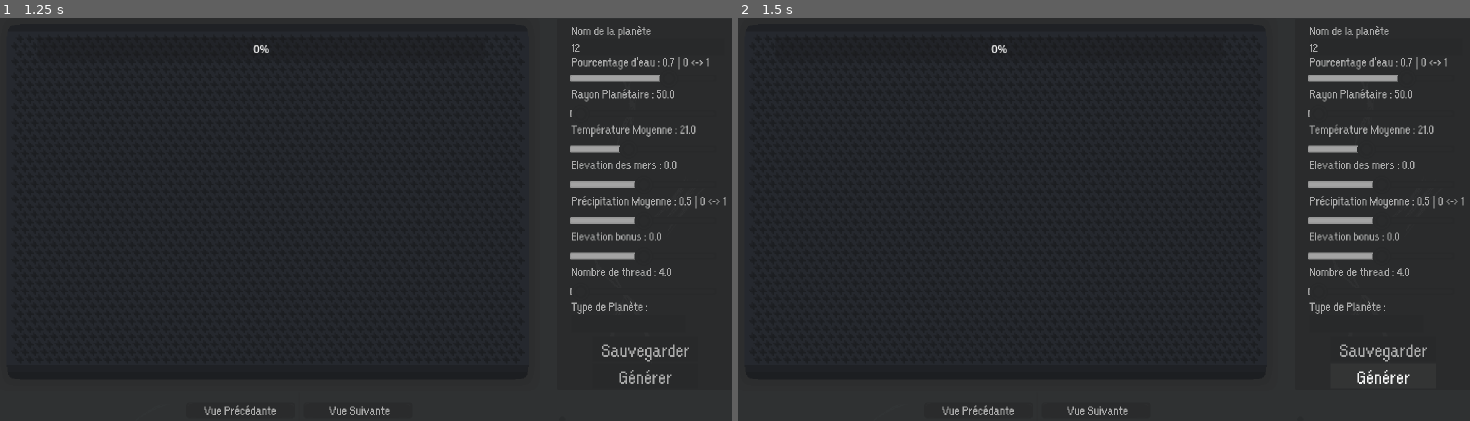
Above: before the commit, frames 1-2 (left to right).
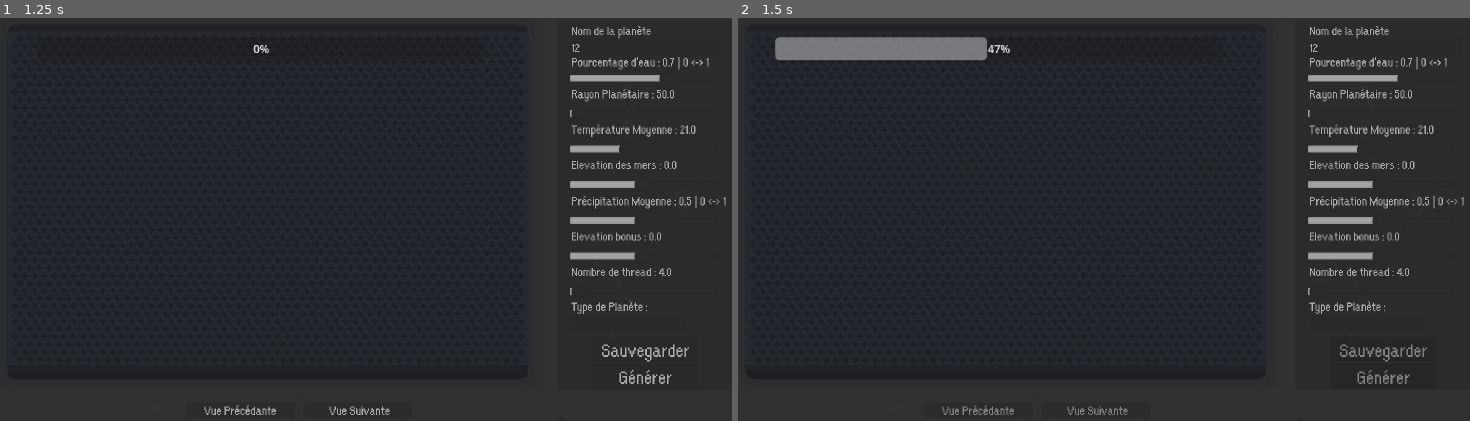
Above: after the commit, the same moments.

Repository: Jujedie/PlanetGenerator
Game: Godot game, scene res://data/scn/master.tscn
Two runs of this game, one before a commit and one after it. Both use one fixed random seed, a clock stepped at 60 frames per second and the inputs below.
Inputs (mouse positions are in pixels of both pictures, inside the frame that each line leads up to):
- Up to frame 1 (1.25 s): click (651, 46) at 0.52 s; type "12" at 0.6 s
- Up to frame 2 (1.5 s): click "Générer" at 1.25 s

Frame 1 is identical in both runs. In frame 2, 2.0% of the frame differs, in the area x 5-95%, y 4-99%.
Error before the commit: Parse Error: Identifier "generate_nuage_map" not declared in the current scope. (res://src/planetGenerator.gd:60)

Commit message:
Mise à jour de la configuration du projet et amélioration de la gestion des threads dans le générateur de planètes.

Diff:
--- a/project.godot
+++ b/project.godot
@@ -15,10 +15,9 @@
 "
 config/version="v1.0"
 run/main_scene="res://data/scn/master.tscn"
-config/use_custom_user_dir=true
-config/custom_user_dir_name="Planet Generator"
 config/features=PackedStringArray("4.4", "Forward Plus")
 config/icon="uid://1nqqy1krp4q5"
+config/windows_native_icon="uid://1nqqy1krp4q5"
 
 [autoload]
 
--- a/src/master.gd
+++ b/src/master.gd
@@ -1,8 +1,8 @@
 extends Node2D
 
-var planetGenerator : PlanetGenerator
-var maps            : Array[String]
-var map_index       : int = 0
+var planetGenerator  : PlanetGenerator
+var maps             : Array[String]
+var map_index        : int = 0
 
 func _ready() -> void:
 	var sldRayonPlanetaire = $Node2D/Control/sldRayonPlanetaire
@@ -32,7 +32,6 @@
 	var sldThread = $Node2D/Control/sldThread
 	label = $Node2D/Control/sldThread/Node2D/Label
 	label.text = "Nombre de thread : "+str(sldThread.value)
-
 
 func _on_sld_rayon_planetaire_value_changed(value: float) -> void:
 	var sld = $Node2D/Control/sldRayonPlanetaire
@@ -107,7 +106,7 @@
 
 	var renderProgress = $Node2D/Control/renderProgress
 
-	planetGenerator = PlanetGenerator.new(nom.text, sldRayonPlanetaire.value, sldTempMoy.value, sldHautEau.value, sldPrecipitationMoy.value, sldElevation.value , sldThread.value, typePlanete.get_selected_id(), renderProgress )
+	planetGenerator = PlanetGenerator.new(nom.text, sldRayonPlanetaire.value, sldTempMoy.value, sldHautEau.value, sldPrecipitationMoy.value, sldElevation.value , sldThread.value, typePlanete.get_selected_id(), renderProgress)
 
 	var echelle = 100.0 / sldRayonPlanetaire.value
 	$Node2D/Control/SubViewportContainer/SubViewport/Fond/Map.scale = Vector2(echelle, echelle)
--- a/src/planetGenerator.gd
+++ b/src/planetGenerator.gd
@@ -1,8 +1,6 @@
 extends RefCounted
 
 # TODO :
-# - Changer répertoire de sauvegarde
-# - mettre de la banquise via les biomes appropriés et non pas via la banquise de défaut
 # - Verifier tout fonctionne | biomes manquants toxiques
 # - Changer les couleurs des biomes
 # - changer les coulers des biomes sur la carte finale pour refléter élévation basiquement ajouter une couleur élévation avec un alpha < 1 et mettre des nuages
@@ -12,9 +10,9 @@
 
 var nom: String
 signal finished
-var circonference   : int
-var renderProgress  : ProgressBar
-var cheminSauvegarde: String
+var circonference			: int
+var renderProgress			: ProgressBar
+var cheminSauvegarde		: String
 
 # Paramètres de génération
 var avg_temperature   : float
@@ -35,13 +33,13 @@
 var nuage_map   : Image
 var final_map   : Image
 
-func _init(nom_param: String, rayon: int = 512, avg_temperat …(163 unchanged characters)… here_type_param: int = 0, renderProgress: ProgressBar = null, cheminSauvegarde_param: String = "user://temp/") -> void:
+func _init(nom_param: String, rayon: int = 512, avg_temperat …(163 unchanged characters)… here_type_param: int = 0, renderProgress_param: ProgressBar = null, cheminSauvegarde_param: String = "user://temp/") -> void:
 	self.nom = nom_param
 
-	self.circonference        =  int(rayon * 2 * PI)
-	self.renderProgress       = renderProgress
-	self.renderProgress.value = 0.0
-	self.cheminSauvegarde     = cheminSauvegarde_param
+	self.circonference			=  int(rayon * 2 * PI)
+	self.renderProgress			= renderProgress_param
+	self.renderProgress.value	= 0.0
+	self.cheminSauvegarde		= cheminSauvegarde_param
 
 	self.avg_temperature    = avg_temperature_param
 	self.water_elevation    = water_elevation_param
@@ -51,6 +49,12 @@
 	self.atmosphere_type    = atmosphere_type_param
 
 func generate_planet():
+	print("\nGénération de la carte finale\n")
+	var thread_final = Thread.new()
+	thread_final.start(generate_final_map)
+
+	thread_final.wait_to_finish()
+
 	print("\nGénération de la carte du pétrole\n")
 	var thread_oil = Thread.new()
 	thread_oil.start(generate_oil_map)
@@ -94,12 +98,6 @@
 
 	thread_biome.wait_to_finish()
 
-	print("\nGénération de la carte finale\n")
-	var thread_final = Thread.new()
-	thread_final.start(generate_final_map)
-
-	thread_final.wait_to_finish()
-
 	print("\n===================")
 	print("Génération Terminée\n")
 	emit_signal("finished")
@@ -129,6 +127,48 @@
 	print("\nSauvegarde de la carte du pétrole")
 	save_image(self.oil_map, "oil_map.png", self.cheminSauvegarde)
 
+
+func generate_nuage_map() -> void:
+	randomize()
+
+	print("Création de l'image")
+	var img = Image.create(self.circonference, self.circonference / 2, false, Image.FORMAT_RGB8)
+
+	print("Initialisation du bruit")
+	var noise = FastNoiseLite.new()
+	noise.seed = randi()
+	noise.noise_type = FastNoiseLite.TYPE_SIMPLEX
+	noise.fractal_type = FastNoiseLite.FRACTAL_FBM
+	noise.frequency = 2.5 / float(self.circonference)
+	noise.fractal_octaves = 8
+	noise.fractal_gain = 0.85
+	noise.fractal_lacunarity = 1.5
+
+	print("Génération de la carte")
+	var range = circonference / (self.nb_thread / 2)
+	var threadArray = []
+	for i in range(0, (self.nb_thread / 2), 1):
+		var x1 = i * range
+		var x2 = self.circonference if i == ((self.nb_thread / 2) - 1) else (i + 1) * range
+		var thread = Thread.new()
+		threadArray.append(thread)
+		thread.start(thread_calcul.bind(img, noise, null, x1, x2, nuage_calcul))
+
+	for thread in threadArray:
+		thread.wait_to_finish()
+
+	print("Fin de la génération de la carte")
+	self.addProgress(15)
+	self.nuage_map = img
+
+func nuage_calcul(img: Image, noise, _noise2, x : int, y : int) -> void:
+	var value = noise.get_noise_2d(float(x), float(y))
+	value = abs(value)
+
+	if value > 0.25:
+		img.set_pixel(x, y, Color.hex(0x22FFFFFF))  # White for clouds
+	else:
+		img.set_pixel(x, y, Color.hex(0x000000FF))  # Black for no clouds
 
 func generate_elevation_map() -> void:
 	randomize()
@@ -254,7 +294,6 @@
 		var thread = Thread.new()
 		threadArray.append(thread)
 		thread.start(thread_calcul.bind(img, noise, self.atmosphere_type != 3, x1, x2, oil_calcul))
-	# Wait for all threads to finish after starting them all
 	for thread in threadArray:
 		thread.wait_to_finish()
 
@@ -267,12 +306,47 @@
 	value = clamp(value, 0.0, 1.0)
 
 	if value > 0.25 and noise2:
-		img.set_pixel(x, y, Color.hex(0x000000FF))  # Oil color
+		img.set_pixel(x, y, Color.hex(0x000000FF))
 	else:
-		img.set_pixel(x, y, Color.hex(0xFFFFFFFF))  # Non-oil area
+		img.set_pixel(x, y, Color.hex(0xFFFFFFFF))
 
 
 func generate_banquise_map() -> void:
+	randomize()
+
+	print("Création de l'image")
+	var img = Image.create(self.circonference, self.circonference / 2, false, Image.FORMAT_RGB8)
+
+	print("Initialisation du bruit")
+
+	print("Génération de la carte")
+	var range = circonference / (self.nb_thread / 2)
+	var threadArray = []
+	for i in range(0, (self.nb_thread / 2), 1):
+		var x1 = i * range
+		var x2 = self.circonference if i == ((self.nb_thread / 2) - 1) else (i + 1) * range
+		var thread = Thread.new()
+		threadArray.append(thread)
+		thread.start(thread_calcul.bind(img, null, null, x1, x2, banquise_calcul))
+
+	for thread in threadArray:
+		thread.wait_to_finish()
+
+	print("Fin de la génération de la carte")
+	self.addProgress(15)
+	self.banquise_map = img
+
+func banquise_calcul(img: Image,_noise, _noise2, x : int,y : int) -> void:
+	if self.water_map.get_pixel(x, y) == Color.hex(0xFFFFFFFF):
+		if Enum.getTemperatureViaColor(self.temperature_map.get_pixel(x, y)) < 0.0 and randf() < 0.9:
+			img.set_pixel(x, y, Color.hex(0xFFFFFFFF))
+		else:
+			img.set_pixel(x, y, Color.hex(0x000000FF))
+	else:
+		img.set_pixel(x, y, Color.hex(0x000000FF))
+
+
+func generate_precipitation_map() -> void:
 	randomize()
 
 	print("Création de l'image")
@@ -296,52 +370,6 @@
 		var x2 = self.circonference if i == ((self.nb_thread / 2) - 1) else (i + 1) * range
 		var thread = Thread.new()
 		threadArray.append(thread)
-		thread.start(thread_calcul.bind(img, noise, noise, x1, x2, banquise_calcul))
-
-	for thread in threadArray:
-		thread.wait_to_finish()
-
-	print("Fin de la génération de la carte")
-	self.addProgress(15)
-	self.banquise_map = img
-
-func banquise_calcul(img: Image,noise, _noise2, x : int,y : int) -> void:
-	var value = noise.get_noise_2d(float(x), float(y))
-	value = abs(value)
-
-	if self.water_map.get_pixel(x, y) == Color.hex(0xFFFFFFFF):
-		if Enum.getTemperatureViaColor(self.temperature_map.get_pixel(x, y)) < 0.0 and value > 0.001:
-			img.set_pixel(x, y, Color.hex(0xFFFFFFFF))  # Ice color
-		else:
-			img.set_pixel(x, y, Color.hex(0x000000FF))  # Non-ice area
-	else:
-		img.set_pixel(x, y, Color.hex(0x000000FF))  # Non-ice area
-
-
-func generate_precipitation_map() -> void:
-	randomize()
-
-	print("Création de l'image")
-	var img = Image.create(self.circonference, self.circonference / 2, false, Image.FORMAT_RGB8)
-
-	print("Initialisation du bruit")
-	var noise = FastNoiseLite.new()
-	noise.seed = randi()
-	noise.noise_type = FastNoiseLite.TYPE_SIMPLEX
-	noise.fractal_type = FastNoiseLite.FRACTAL_FBM
-	noise.frequency = 3.0 / float(self.circonference)
-	noise.fractal_octaves = 9
-	noise.fractal_gain = 0.85
-	noise.fractal_lacunarity = 4.0
-
-	print("Génération de la carte")
-	var range = circonference / (self.nb_thread / 2)
-	var threadArray = []
-	for i in range(0, (self.nb_thread / 2), 1):
-		var x1 = i * range
-		var x2 = self.circonference if i == ((self.nb_thread / 2) - 1) else (i + 1) * range
-		var thread = Thread.new()
-		threadArray.append(thread)
 		thread.start(thread_calcul.bind(img, noise, noise, x1, x2, precipitation_calcul))
 
 	for thread in threadArray:
@@ -450,7 +478,6 @@
 	self.temperature_map = img
 
 func temperature_calcul(img: Image,noise, noise2, x : int,y : int) -> void:
-	# Latitude-based temperature adjustment
 	var latitude = abs((y / (self.circonference / 2.0)) - 0.5) * 2.0  # Normalized latitude (0 at equator, 1 at poles)
 	var latitude_temp = -20.5 * latitude + 5.5 * (1-latitude) + self.avg_temperature
 
@@ -474,7 +501,7 @@
 
 	if temp > 100 and self.water_map.get_pixel(x, y) == Color.hex(0xFFFFFFFF):
 		temp = 100.0  # Cap temperature at 100°C for water areas
-	# Get color based on temperature
+
 	var color = Enum.getTemperatureColor(temp)
 
 	img.set_pixel(x, y, color)
@@ -503,7 +530,7 @@
 		var thread = Thread.new()
 		threadArray.append(thread)
 		thread.start(thread_calcul.bind(img, noise, noise, x1, x2, biome_calcul))
-	# Wait for all threads to finish after starting them all
+
 	for thread in threadArray:
 		thread.wait_to_finish()
 
@@ -547,6 +574,7 @@
 
 	return [
 		save_image(self.elevation_map,"elevation_map.png"),
+		save_image(self.nuage_map,"nuage_map.png"),
 		save_image(self.oil_map,"oil_map.png"),
 		save_image(self.precipitation_map,"precipitation_map.png"),
 		save_image(self.temperature_map,"temperature_map.png"),
@@ -563,15 +591,21 @@
 	if self.renderProgress != null:
 		self.renderProgress.call_deferred("set_value", self.renderProgress.value + value)
 
-static func save_image(image: Image, file_name : String, file_path: String = "user://temp/") -> String:
+static func save_image(image: Image, file_name : String, file_path = null) -> String:
+	if file_path == null:
+		var img_path = "user://temp/" + file_name
+		if DirAccess.open("user://temp/" ) == null:
+			DirAccess.make_dir_absolute("user://temp/" )
+
+		image.save_png(img_path)
+		print("Saved: ", img_path)
+		return img_path
+
 	if not file_path.ends_with("/"):
 		file_path += "/"
 
 	var dir = DirAccess.open(file_path)
-	if dir == null && file_path == "user://temp/":
-		DirAccess.make_dir_absolute("user://temp/")
-		dir = DirAccess.open("user://temp/")
-	else :
+	if dir == null :
 		DirAccess.make_dir_absolute(file_path)
 		dir = DirAccess.open(file_path)
 
@@ -583,6 +617,7 @@
 static func deleteImagesTemps():
 	var dir = DirAccess.open("user://temp/")
 	if dir == null:
+		print("Directory 'user://temp/' does not exist, creating it.")
 		DirAccess.make_dir_absolute("user://temp/")
 		dir = DirAccess.open("user://temp/")
 
@@ -594,7 +629,6 @@
 	dir.list_dir_end()
 
 func get_temperature_delta_from_altitude(altitude: float) -> float:
-	# Table extraite de l'image (altitude en m, température en °C à latitude 0)
 	var altitude_table = [
 		-500, 0, 500, 1000, 1500, 2000, 3000, 3500, 4000, 4500, 5000, 5500, 6000, 6500, 7000, 7500, 8000, 8500, 9000, 9500, 10000, 10500
 	]
@@ -602,21 +636,19 @@
 		18.3, 15.0, 11.8, 8.5, 5.3, 2.0, -4.5, -7.8, -11.0, -14.3, -17.5, -20.8, -24.0, -27.3, -30.7, -33.8, -37.0, -40.3, -43.5, -46.8, -50.0, -53.3
 	]
 
-	# Clamp altitude to table range
 	if altitude <= altitude_table[0]:
 		return temp_table[0] - 15.0
 	if altitude >= altitude_table[-1]:
 		return temp_table[-1] - 15.0
 
-	# Recherche de l'intervalle
 	for i in range(1, altitude_table.size()):
 		if altitude < altitude_table[i]:
 			var alt0 = altitude_table[i-1]
 			var alt1 = altitude_table[i]
 			var temp0 = temp_table[i-1]
 			var temp1 = temp_table[i]
-			# Interpolation linéaire
+
 			var t = (altitude - alt0) / (alt1 - alt0)
 			var temp = lerp(temp0, temp1, t)
-			return temp - 15.0 # Différence par rapport à 15°C (niveau 0)
+			return temp - 15.0
 	return 0.0
